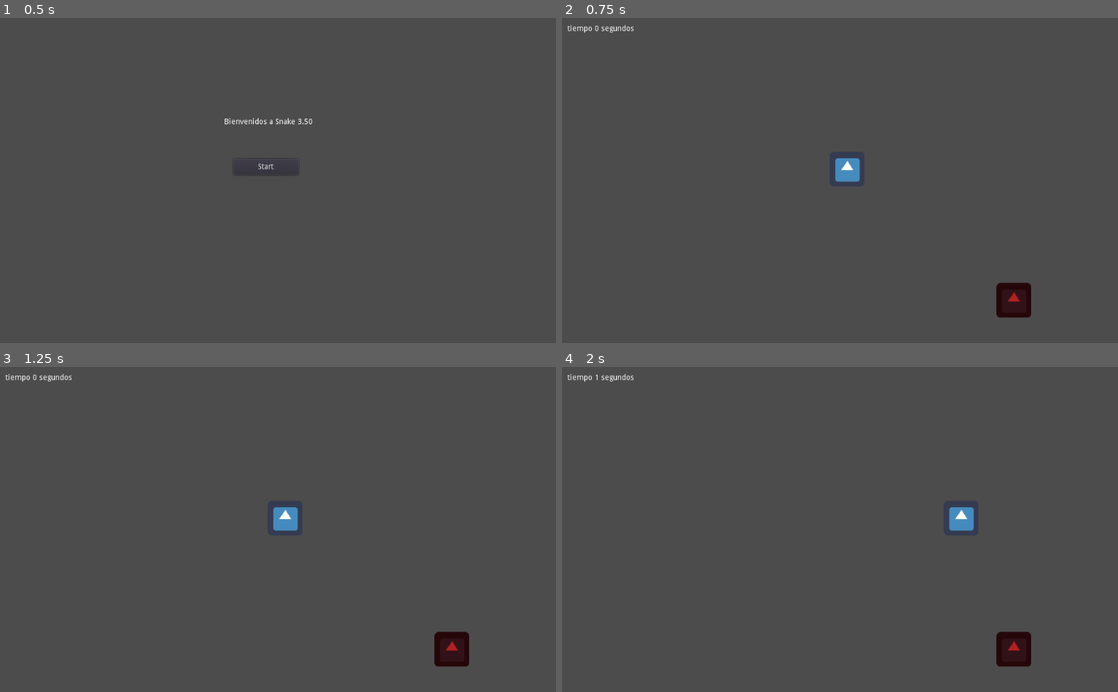
Above: before the commit, frames 1-4 (two rows, left to right).
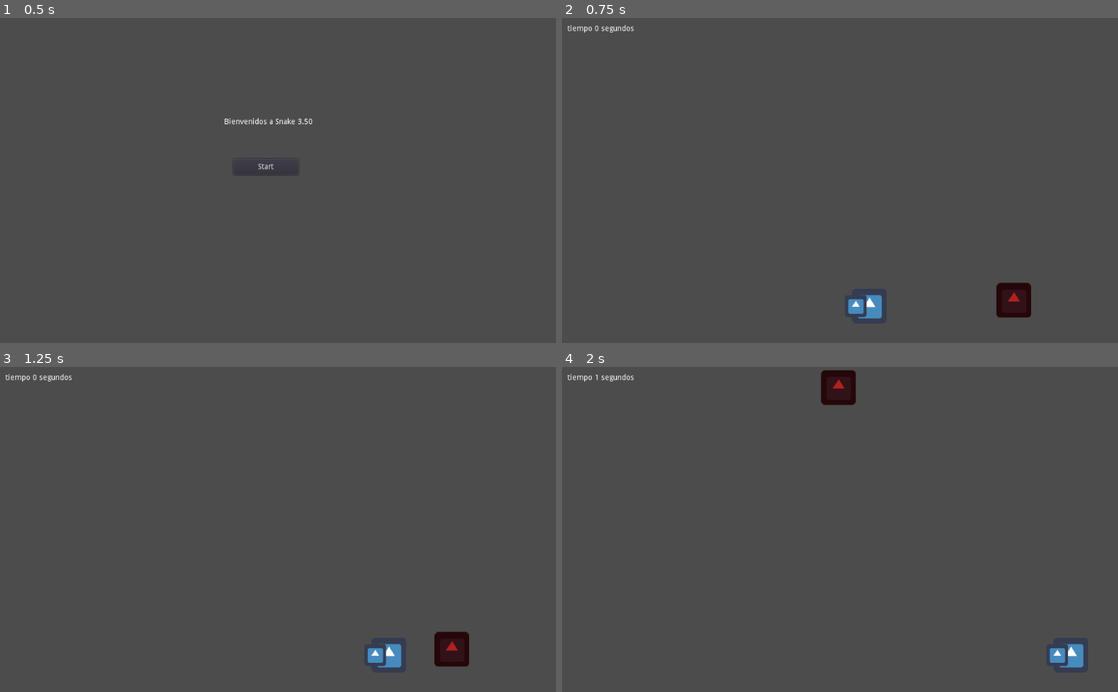
Above: after the commit, the same moments.

Repository: OssFate/CokeCatGames
Game: Godot game, scene res://menu.tscn
Same seed, same stepped clock (60 frames per second), same inputs: the game is played once before the commit and once after it. The engine's default icon, where the game draws it, is replaced by a stand-in: a white triangle on a blue panel in a dark square.
Inputs:
- Up to frame 1 (0.5 s): no input
- Up to frame 2 (0.75 s): click "Start" at 0.5 s
- Up to frame 3 (1.25 s): no input
- Up to frame 4 (2 s): hold Right (ui_right) from 1.28 s (still down)

Frame 1 is identical in both runs. In frame 2, 0.7% of the frame differs, in the area x 49-58%, y 43-93%; in frame 3, 0.7%; in frame 4, 2.0%, in the area x 46-94%, y 1-93%.

Commit message:
Added some tail stuffz YAY

Diff:
--- a/Gusanito/snake.gd
+++ b/Gusanito/snake.gd
@@ -4,8 +4,20 @@
 export var outOffset = 0
 export var relocate = false
 
+export var speed = 100
 var motion = Vector2()
-export var speed = 100
+
+var tailObject = load("res://tail.tscn")
+var tail = []
+
+func _ready():
+	motion = Vector2(speed, 0)
+
+	var defaultTail = tailObject.instance()
+	defaultTail.init(self)
+	tail.append(defaultTail)
+	add_child(tail[0])
+	pass
 
 func _physics_process(delta):
 	if Input.is_action_pressed("ui_right"):
--- a/Gusanito/snake.tscn
+++ b/Gusanito/snake.tscn
@@ -10,15 +10,12 @@
 
 [node name="KinematicBody2D" type="KinematicBody2D" index="0"]
 
-position = Vector2( 525.313, 278.998 )
+position = Vector2( 516.055, 531.631 )
 input_pickable = false
 collision_layer = 1
 collision_mask = 1
 collision/safe_margin = 0.08
 script = ExtResource( 1 )
-__meta__ = {
-"_edit_group_": true
-}
 outOffset = 0
 relocate = true
 speed = 300
--- /dev/null
+++ b/Gusanito/tail.gd
@@ -0,0 +1,37 @@
+extends Area2D
+
+var target
+export var delay = 0.5
+var temp = 0
+
+var pLog = []
+
+func init(_target):
+	print("Initiate the tail order and such")
+	target = _target
+	print(self.global_position)
+	pass
+
+func move():
+	print(temp)
+	print(pLog.size())
+	print("Global Pos: %s" %self.global_position)
+	print("Local Pos: %s" %self.position)
+	#TELEPORT PLZ
+	self.global_position = pLog.pop_front()
+	pass
+
+func _process(delta):
+	temp += delta
+
+	if temp >= delay:
+		print("Added new position and move")
+		pLog.push_back(target.position)
+		move()
+		pass
+	else:
+		print("Added new position")
+		pLog.push_back(target.position)
+		pass
+
+	pass
--- /dev/null
+++ b/Gusanito/tail.tscn
@@ -0,0 +1,32 @@
+[gd_scene load_steps=4 format=2]
+
+[ext_resource path="res://tail.gd" type="Script" id=1]
+[ext_resource path="res://icon.png" type="Texture" id=2]
+
+[sub_resource type="RectangleShape2D" id=1]
+
+custom_solver_bias = 0.0
+extents = Vector2( 32, 32 )
+
+[node name="Area2D" type="Area2D" index="0"]
+
+position = Vector2( -4.76837e-007, 4.76837e-007 )
+scale = Vector2( 0.625, 0.625 )
+input_pickable = true
+gravity_vec = Vector2( 0, 1 )
+gravity = 98.0
+linear_damp = 0.1
+angular_damp = 1.0
+audio_bus_override = false
+audio_bus_name = "Master"
+script = ExtResource( 1 )
+delay = 0.1
+
+[node name="Sprite" type="Sprite" parent="." index="0"]
+
+position = Vector2( 5.72205e-006, -1.43051e-006 )
+texture = ExtResource( 2 )
+
+[node name="CollisionShape2D" type="CollisionShape2D" parent="." index="1"]
+
+shape = SubResource( 1 )
